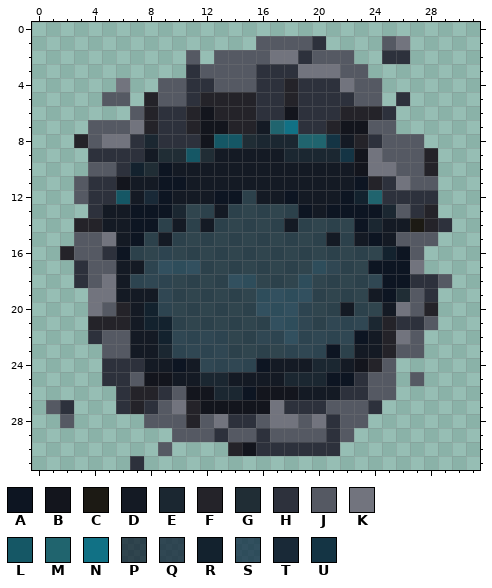
Two versions of one pixel-art sprite, Resources/Textures/_CP14/Tiles/Water/water.rsi/full.png. The first picture shows the starting point.
The file is 32x32 pixels. Colours within 5 levels of each other are drawn and written as one.
Palette (. is transparent): A #0d1522  B #13151d  C #1c1a14  D #141a24  E #1b2731  F #242329  G #202d35  H #2d313c  J #555963  K #72747e  L #155765  M #20646e  N #117185  P #041123b3  Q #05152ab3  R #13222e  S #07223bb3  T #192937  U #143444
The result:
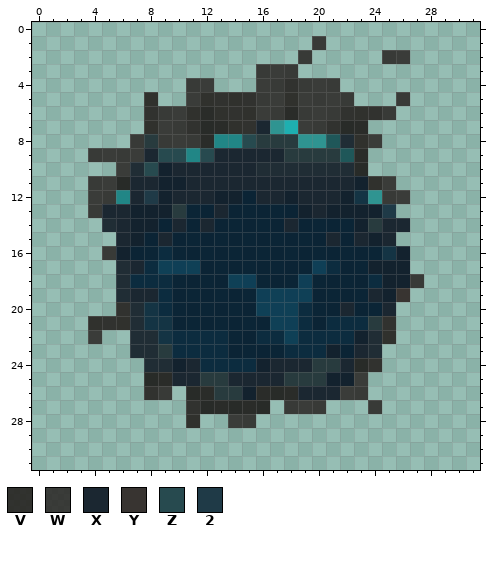
Colours new in this view: V #221d1add  W #272220d4  X #1b2731  Y #383431  Z #274a4f  2 #1f3a47
Changes in this commit:
@@ palette @@
-A #0d1522
+A #13222e
-B #13151d
+B #191614dd
-E #1b2731
+E #283b3e
-L #155765
+L #218686
-M #20646e
+M #2f9491
-N #117185
+N #1eafb0
-P #041123b3
+P #061f31f6
-Q #05152ab3
+Q #07273bf6
-R #13222e
+R #143444
-S #07223bb3
+S #0a3b53f6
-U #143444
+U #1f5759
@@ x 0..31 @@
  0 ................................
- 1 ................JJJJH....JK.....
- 2 ...........J.JJJJKKHJJJ..HH.....
- 3 ...........HJJJJHHHKKKJJ........
- 4 ......K..JJHHJJJHHFHHHKJJ.......
- 5 .....JJ.FJJHFFFFHHFHHHHJJ.H.....
- 6 .......JFHHFBFFFHHBHHHFFFH......
- 7 ....JJJKFHHFBBFFDMNHHFBBJJ......
- 8 ...FJKKHEHHHBLLGEEEMMUDFHJJJ....
- 9 ....HHHHDGGLGDDDDDEEEEUBKJJJF...
-10 ....JJHRGADDDDDDDDDDDDDBKKJJF...
-11 ...JHHBDDAADDDDDDDDDDDDAFHKJJ...
-12 ...JHHLDTADDDAAPDDADDDARMHHHH...
-13 ....HDDAAAEPPDPPPPPADAAAAEJHF...
-14 ...FFDDAAPDPDPPPPPDPPPPAEDDCFH..
-15 ...JJKDAPDPPPPPPPPPPPDPDADJJJ...
-16 ..FJJHAPPQPPPPPPPPPPPPPPPRAJ....
-17 ...HJJDDQSSSPPPPPPPPSQPPAAAK....
-18 ...HJKDQQQPPPPSSPPPSPPPPQAAHHJ..
-19 ....KKDDDQPPPPPPSSSSPPPPDAGJH...
-20 ....KJFDRQPPPPPPSSSQPPDPPDKJF...
-21 ....FFFDRRPPPPPPPSSQPQQQEFHHJ...
-22 ....HJJDDRQQQQPPQQSQQQQADFKJ....
-23 .....JJDDEQQQQPPPPQQQAPDDFJJ....
-24 .....HHHDDADQQQQADDDEEDBFJ......
-25 .....HHJBBDDEEDDDDEEEAAHJJ.J....
-26 ......HFFHJBBEEABBBDDDHHJJ......
-27 .JH...HFHJKFBBBBBKHHHJJJH.......
-28 ..J.....JJJFJKHHJKKJKHJJ........
-29 ..........JJJHJJHJJJJHJ.........
-30 .........J....FBHHHHHH..........
-31 .......H........................
+ 1 ....................W...........
+ 2 ...................W.....WW.....
+ 3 ................WWW.............
+ 4 ...........WW...WWVWWW..........
+ 5 ........V..WVVVVWWVWWWW...W.....
+ 6 ........VWWVBVVVWWBWWWVVVW......
+ 7 ........VWWVBBVVXMNWWVBB........
+ 8 .......WEWWWBLLZEEEMMUGVW.......
+ 9 ....WWWWXZZLZXXXXXEEEEUB........
+10 ......WGZAXXXXXXGGGGGGGB........
+11 ....WWBXXAAXXXXXXXXXXXXAVW......
+12 ....WWLX2AXXXAAPXXAXXXARMWW.....
+13 ....WXXAAAEPPXPPPPPAXAAAA2......
+14 .....GXAAPXPXPPPPPXPPPPAEXX.....
+15 ......XAPXPPPPPPPPPPPXPXAX......
+16 .....WAPPQPPPPPPPPPPPPPPPRA.....
+17 ......GXQSSSPPPPPPPPSQPPAAA.....
+18 ......GQQQPPPPSSPPPSPPPPQAAW....
+19 ......GXXQPPPPPPSSSSPPPPXAY.....
+20 ......VGRQPPPPPPSSSQPPXPPX......
+21 ....VVVGRRPPPPPPPSSQPQQQEV......
+22 ....W..GGRQQQQPPQQSQQQQAGV......
+23 .......GGEQQQQPPPPQQQAPXG.......
+24 ........GGAXQQQQAXXXEEXBV.......
+25 ........BBXXEEXXXXEEEAAW........
+26 ........VW.BBEEABBBXXXWW........
+27 ...........VBBBBB.WWW...W.......
+28 ...........V..WW................
+29 ................................
+30 ................................
+31 ................................
Boxes around the changes in both pictures, in picture pixels (x1, y1, x2, y2):
changed: (46, 36, 452, 470)
